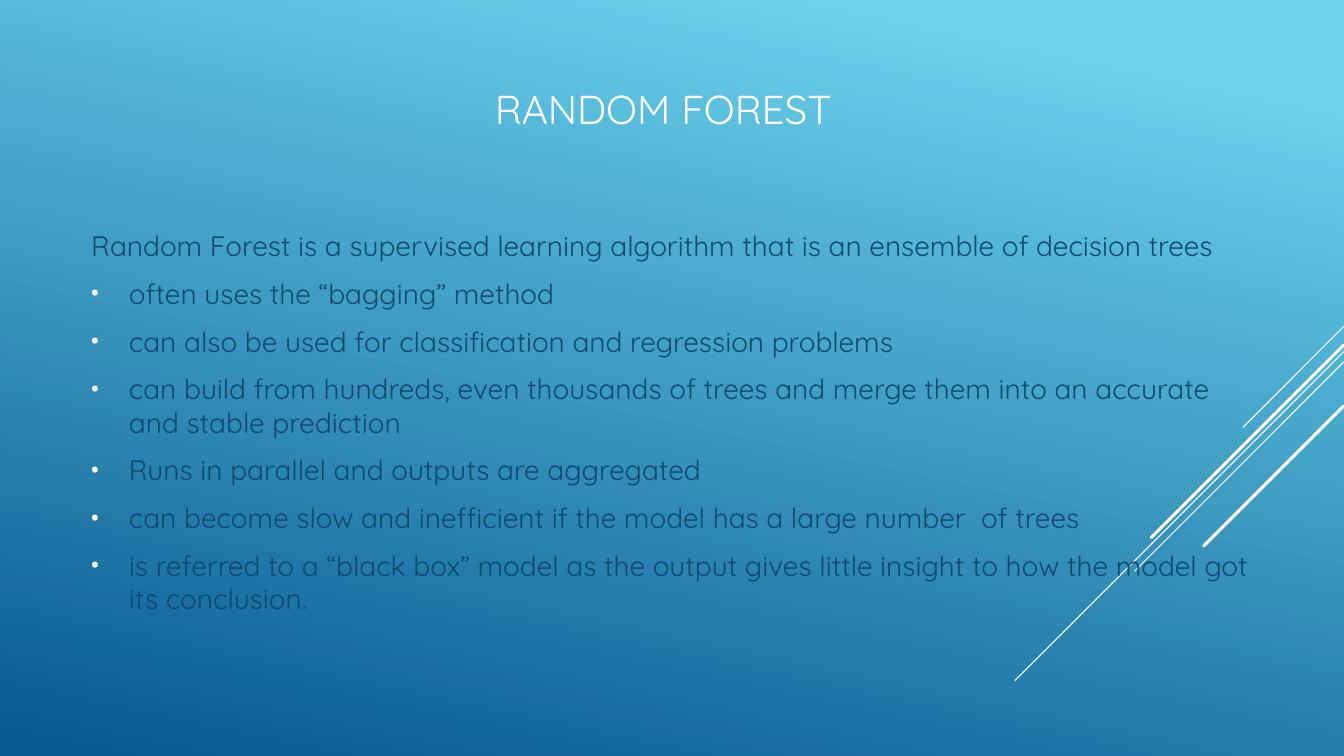
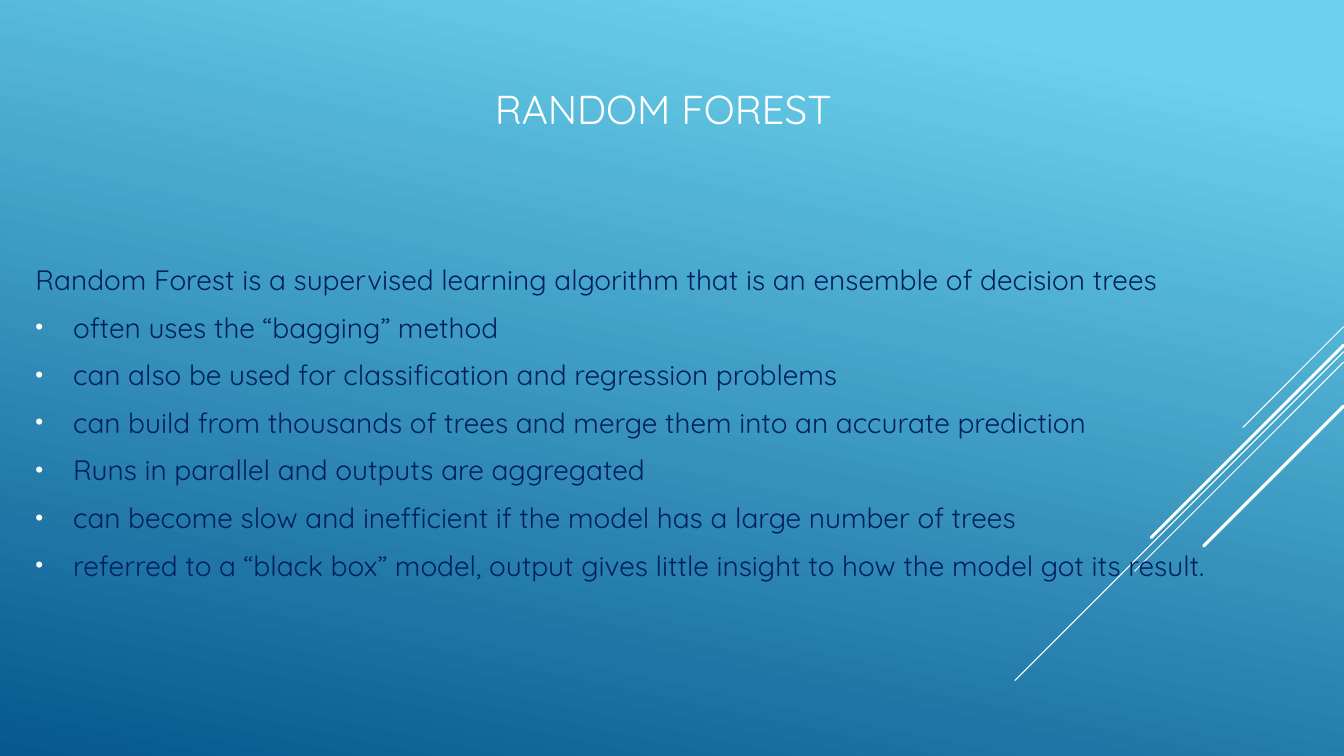
Before and after one commit to efuller11/Thinkful, a slide deck: slide 23 of New York Education System capstone.pptx (slide 22 before the commit). Drawn at 1344x756 pixels with LibreOffice and Linux fonts; fonts in the diff are those of the drawing. Boxes give left, top, right and bottom in pixels: in the first picture for what was removed or moved away, otherwise in the second. Text is boxed around its words. In the diff, an @@ line names an element or a change of style, - is before the commit and + after.

```diff
--- a/New York Education System capstone.pptx
+++ b/New York Education System capstone.pptx
@@ text "Random Forest is a supervised ...": place and size @@
-text "Random Forest is a supervised ..." at box(91, 235, 1248, 609)
+text "Random Forest is a supervised ..." at box(35, 269, 1204, 584)
@@ text at box(35, 269, 1157, 534): text colour #0F496F to #002060 in "Random Forest is a supervised learning algorithm ...", "often uses the “bagging” method", "can also be used for classification and ...", "Runs in parallel and outputs are aggregated" and 1 more places @@
@@ text at box(73, 412, 1086, 439): text changed; text colour #0F496F to #002060 @@
-• can build from hundreds, even thousands of trees and merge them into an accurate and stable prediction
+• can build from thousands of trees and merge them into an accurate prediction
@@ text at box(73, 547, 1204, 584): text changed; text colour #0F496F to #002060 @@
-• is referred to a “black box” model as the output gives little insight to how the model got its conclusion.
+• referred to a “black box” model, output gives little insight to how the model got its result.
```
Also in this commit, not shown: 21 other slides changed, 1 slide added, 1 other file.
